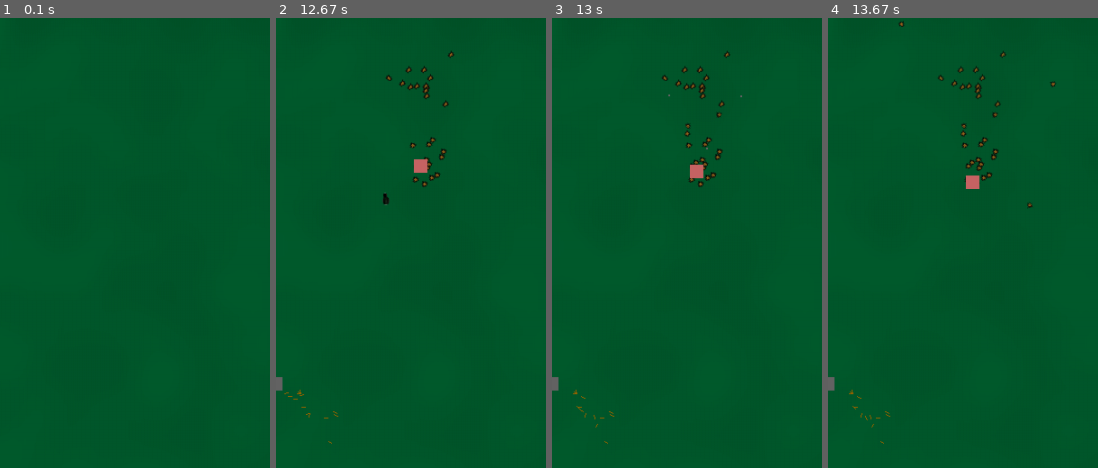
Above: before the commit, frames 1-4 (left to right).
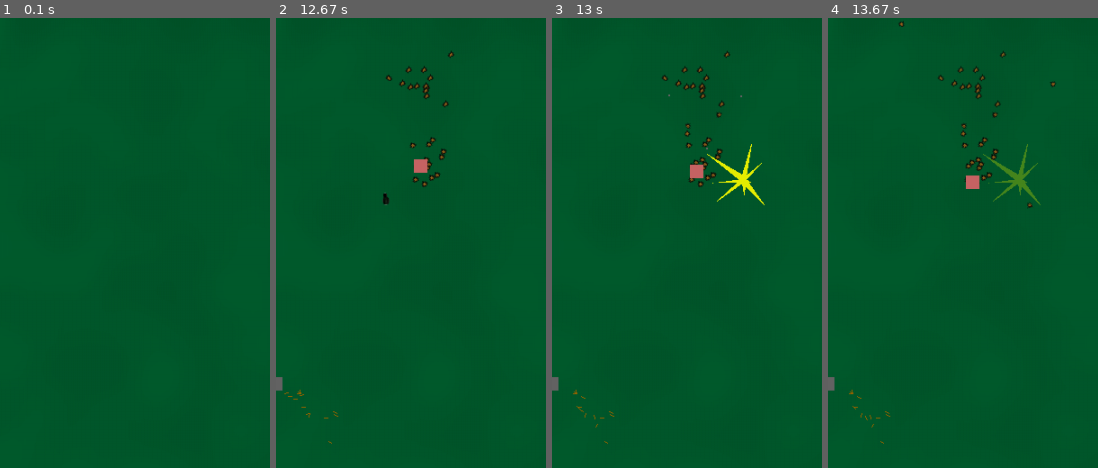
Above: after the commit, the same moments.

Repository: SNIPRS/mnb_halo
Game: pygame game, started from main.py
Same seed, same stepped clock (60 frames per second), same inputs: the game is played once before the commit and once after it.
Inputs (mouse positions are % of the whole screen's width and height, from its top left):
- Up to frame 1 (0.1 s): no input
- Up to frame 2 (12.67 s): click (51, 81) at 0.38 s; click (13, 40) at 0.72 s
- Up to frame 3 (13 s): no input
- Up to frame 4 (13.67 s): no input
The pictures show only the part of the screen within x 13-63%, y 0-50%; the shares and areas given below are measured in that part.

Frames 1-2 are identical in both runs. In frame 3, 0.6% of the frame differs, in the area x 57-79%, y 28-42%; in frame 4, 0.5%.

Commit message:
explosion

Diff:
--- a/sprite/decal.py
+++ b/sprite/decal.py
@@ -4,7 +4,7 @@
 from typing import Tuple, Optional
 
 import G
-from utils import displacement, rect_center
+from utils import displacement, rect_center, random_file
 
 class Decal(pygame.sprite.Sprite):
     def __init__(self, start: Tuple[float, float], duration: Optional[int] = 1 * G.FPS):
@@ -16,6 +16,7 @@
         self.duration -= 1
         if self.duration < 0:
             self.kill()
+
 
 class DecalBulletCasing(Decal):
     def __init__(self, start: Tuple[float, float], direction: Tuple[float, float], duration: int = 7*G.FPS,
@@ -89,3 +90,24 @@
         self._draw()
         if self.duration < 0:
             self.kill()
+
+
+class Explosion(Decal):
+    def __init__(self, start: Tuple[float, float], duration = G.FPS * 1, size = 'small'):
+        super().__init__(start, duration)
+        self.start = start
+        self.size = size
+        self.duration = duration
+        folder = 'assets/decals/explosion'
+        self.img = pygame.image.load(random_file(folder)).convert_alpha()
+        self.alph_decay = 255 // self.duration
+        self.alph = 255
+
+    def frame(self):
+        self.duration -= 1
+        if self.duration > 0:
+            G.WINDOW.blit(self.img, self.start)
+            self.alph -= self.alph_decay
+            self.img.set_alpha(self.alph)
+        else:
+            self.kill()
--- a/sprite/projectile.py
+++ b/sprite/projectile.py
@@ -5,7 +5,7 @@
 from random import randint
 
 import G
-from sprite.decal import BulletImpact
+from sprite.decal import BulletImpact, Explosion
 from utils import displacement, rect_center, distance, random_sample_circle
 
 class Projectile(pygame.sprite.Sprite):
@@ -43,9 +43,14 @@
                 c.hit((c.x, c.y), int(self.dmg*(1-d/(self.r+1))))
 
     def _apply_impact(self):
+        if self.impact_type is None:
+            return
         if self.impact_type == 'bullet':
             _, dx, dy = displacement(self.start, self.end)
             impact = BulletImpact(self.end, (dx, dy))
+            G.DECALS.add(impact)
+        elif self.impact_type == 'explosion':
+            impact = Explosion(self.end)
             G.DECALS.add(impact)
 
 class ProjectileBullet(Projectile):
@@ -126,6 +131,7 @@
         self.omega = randint(int(-360 * 4 / G.FPS), int(360 * 4 / G.FPS))
         self.dmg = 100 + randint(-25, 100)
         self.x, self.y = start
+        self.impact_type = 'explosion'
         self.end = end
         self.r = 5 * G.UNIT
         self.fragr = 2 * self.r
--- a/utils.py
+++ b/utils.py
@@ -1,6 +1,6 @@
 import pygame
-import sys
-from random import uniform
+import os
+from random import uniform, choice
 import numpy as np
 from typing import Tuple
 
@@ -32,3 +32,8 @@
     x = d * np.cos(theta) + pos[0]
     y = d * np.sin(theta) + pos[1]
     return (x, y)
+
+def random_file(folder: str) -> str:
+    files = os.listdir(folder)
+    files = [f for f in files if os.path.isfile(os.path.join(folder, f))]
+    return os.path.join(folder, choice(files))
Binary file added: assets/decals/explosion/ex0.png
Binary file added: assets/decals/explosion/ex1.png
Not shown, changed: misc/testing.ipynb
